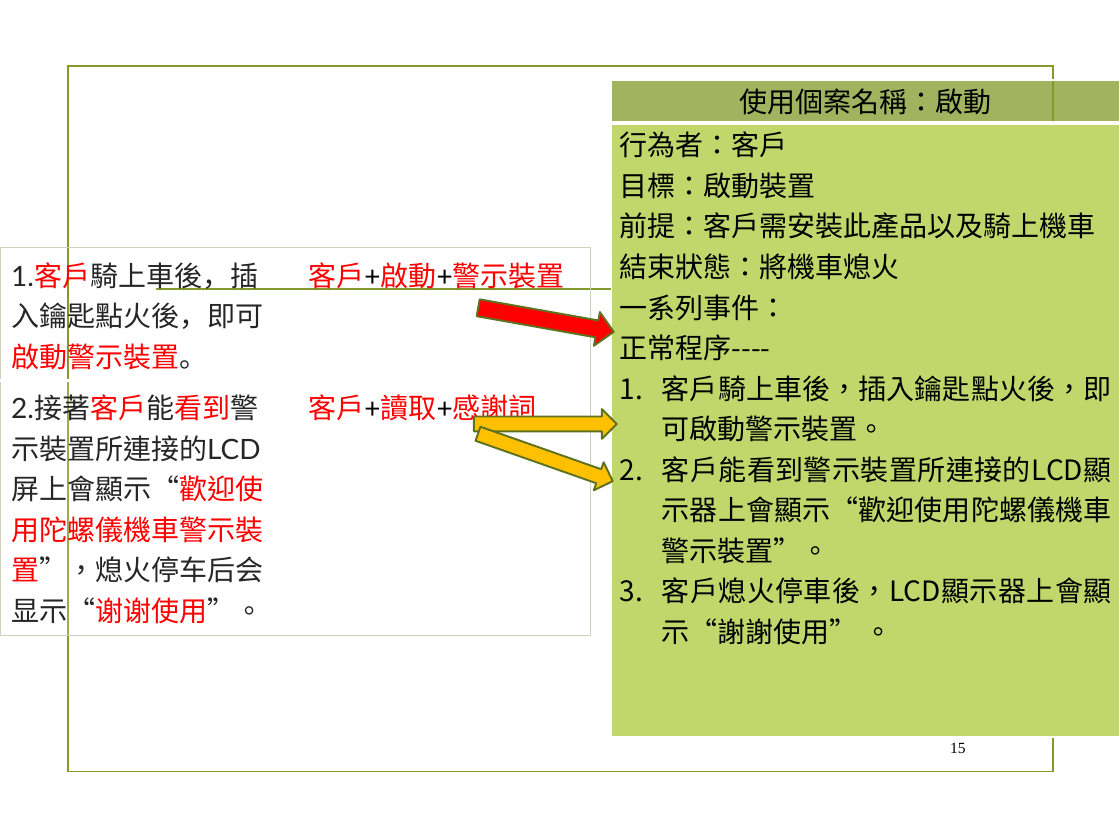
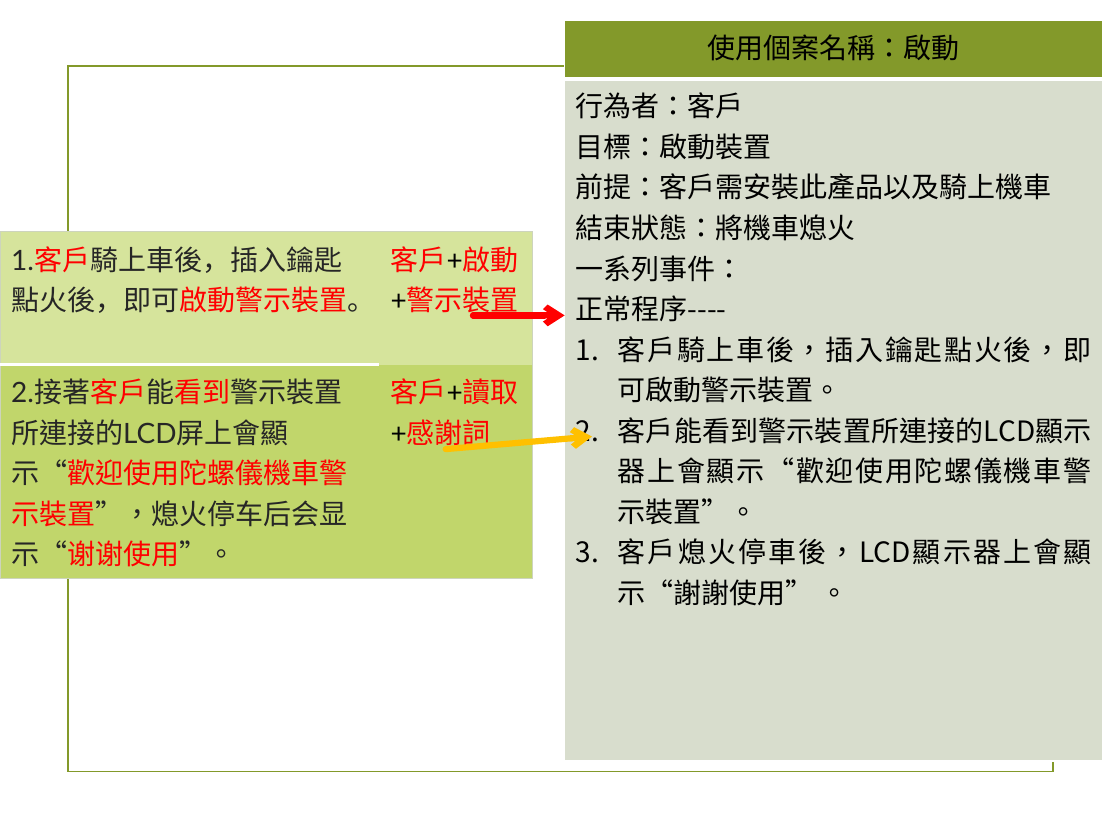
Before and after one commit to chandlerkuo/sharepee, a slide deck: slide 15 of 陀螺儀機車警示裝置.pptx. Drawn at 1120x840 pixels with LibreOffice and Linux fonts; fonts in the diff are those of the drawing; background and template pictures are left out. Boxes give left, top, right and bottom in pixels: in the first picture for what was removed or moved away, otherwise in the second. Text is boxed around its words. In the diff, an @@ line names an element or a change of style, - is before the commit and + after.

```diff
--- a/陀螺儀機車警示裝置.pptx
+++ b/陀螺儀機車警示裝置.pptx
@@ table at [564, 20, 1103, 760] @@
@@ fill #83992A at 75% opacity to #83992A in row 1, column 1 @@
@@ fill #C1D66B to #D9DECD in row 2, column 1 @@
@@ table: place and size @@
-table at [612, 80, 1120, 737]
+table at [564, 20, 1103, 760]
@@ table at [0, 232, 533, 571] @@
@@ fill none to #D6E49C in row 1 @@
@@ fill #FFFFFF at 20% opacity to #C1D66B in row 2 @@
@@ table: place and size @@
-table at [0, 248, 590, 633]
+table at [0, 232, 533, 571]
@@ line removed from (157, 289) to (964, 289) @@
@@ right arrow removed at [475, 291, 617, 348] @@
@@ arrow added from (473, 316) to (564, 316), #FF0000 4 pt @@
@@ right arrow removed at [473, 419, 618, 496] @@
@@ right arrow removed at [474, 409, 617, 439] @@
@@ arrow added from (446, 449) to (592, 437), #FFC000 4 pt @@
```
Also in this commit, not shown: 4 other slides changed, 2 slides added, 3 slides removed.
